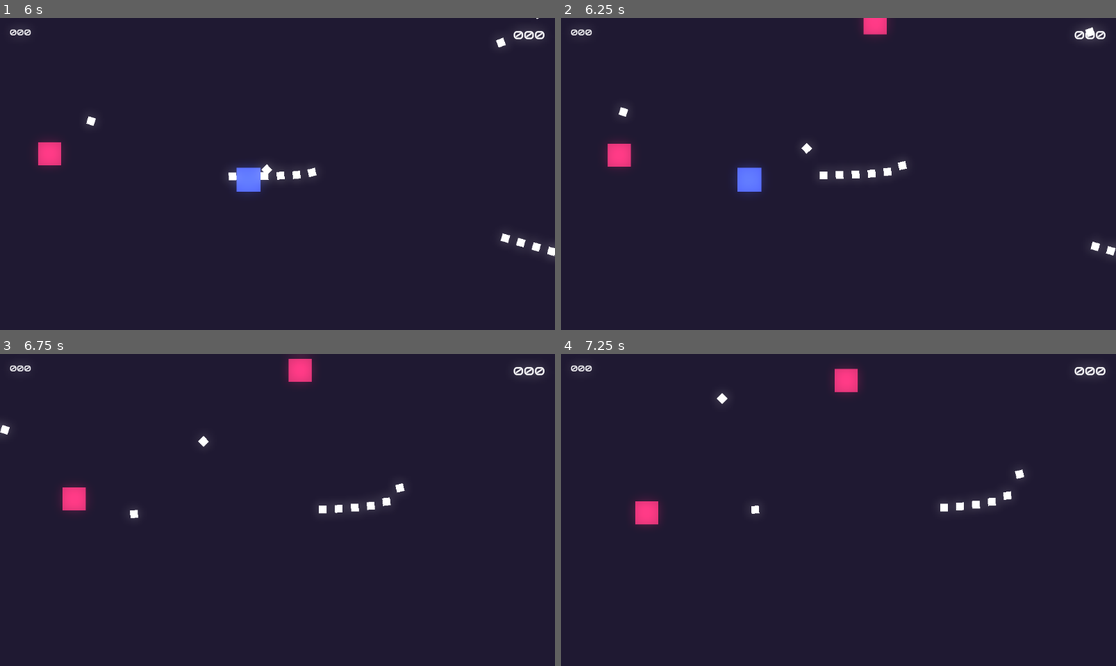
Above: before the commit, frames 1-4 (two rows, left to right).
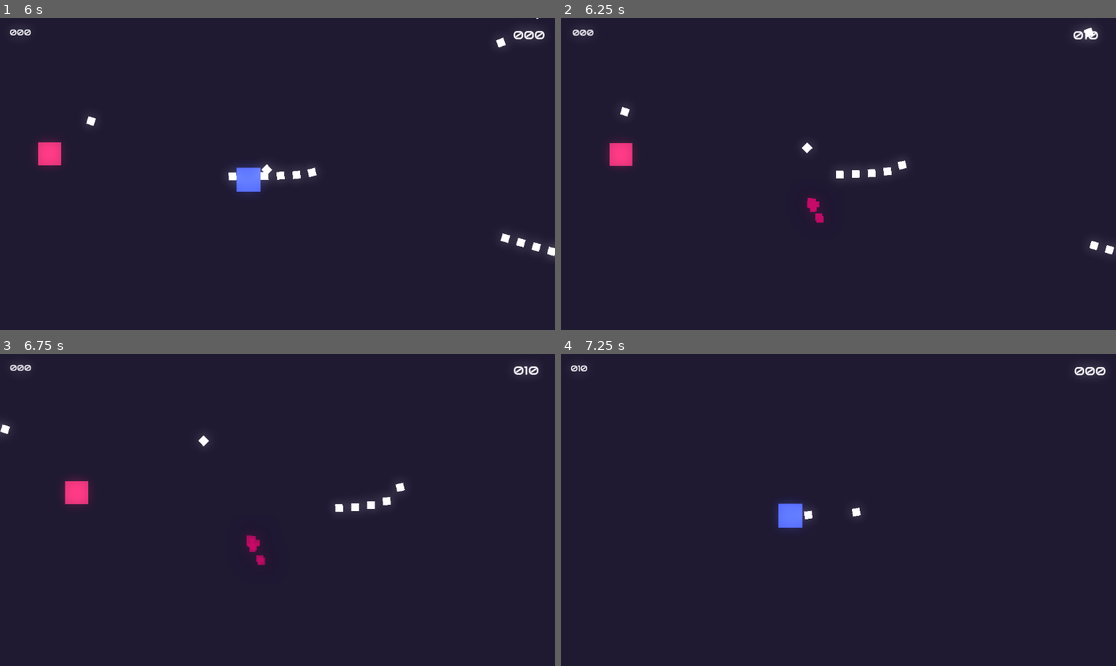
Above: after the commit, the same moments.

Repository: matheusmondenez/my-first-platform-game
Game: Godot game, scene res://wave_shooter/levels/arena.tscn
Two runs of this game, one before a commit and one after it. Both use one fixed random seed, a clock stepped at 60 frames per second and the inputs below. This scene is started directly instead of the project's main scene.
Inputs (mouse positions are in pixels of both pictures, inside the frame that each line leads up to):
- Up to frame 1 (6 s): tap Enter at 0.5 s; move the mouse to (399, 158) at 0.52 s; press the mouse at (399, 158) at 0.53 s; hold D (right) 0.53-2.03 s; tap Space (jump) at 0.77, 1.52, 3.02, 3.77, 4.52 s; move the mouse to (166, 189) at 1.27 s; release the mouse at (166, 189) at 1.28 s; click (166, 189) at 1.35 s; move the mouse to (333, 105) at 2.02 s; press the mouse at (333, 105) at 2.03 s; hold A (left) 2.03-2.78 s; move the mouse to (249, 236) at 2.77 s; release the mouse at (249, 236) at 2.78 s; hold D (right) 2.78-4.28 s; click (249, 236) at 2.85 s; move the mouse to (444, 220) at 3.52 s; press the mouse at (444, 220) at 3.53 s; move the mouse to (111, 127) at 4.27 s; release the mouse at (111, 127) at 4.28 s; hold A (left) 4.28-5.03 s; click (111, 127) at 4.35 s; move the mouse to (305, 174) at 5.02 s; press the mouse at (305, 174) at 5.03 s; hold D (right) 5.03-5.78 s; move the mouse to (194, 96) at 5.77 s; release the mouse at (194, 96) at 5.78 s; hold A (left) from 5.78 s (still down); click (194, 96) at 5.85 s
- Up to frame 2 (6.25 s): keep holding A (left); tap Space (jump) at 6.02 s
- Up to frame 3 (6.75 s): keep holding A (left); move the mouse to (399, 494) at 6.52 s; press the mouse at (399, 494) at 6.53 s
- Up to frame 4 (7.25 s): keep holding A (left); tap Space (jump) at 6.77 s

Frame 1 is identical in both runs. In frame 2, 1.2% of the frame differs, in the area x 1-100%, y 0-77%; in frame 3, 1.1%; in frame 4, 1.6%, in the area x 3-84%, y 3-57%.

Commit message:
creates new enemy type

Diff:
--- /dev/null
+++ b/wave_shooter/actors/base_enemy.gd
@@ -0,0 +1,40 @@
+extends Polygon2D
+
+class_name BaseEnemy
+
+@export var hp: int = 3
+@export var speed: int = 75
+@export var knockback: int = 6
+var move: Vector2 = Vector2.ZERO
+var is_stunned: bool = false
+var blood_scene: PackedScene = preload("res://wave_shooter/actors/blood.tscn")
+
+func _process(delta: float) -> void:
+	chase_player(delta) # Verificar porque este process pai não é executado quando o filho tem seu próprio process
+	if hp <= 0 and Global.parent_node_creation:
+		if Global.camera:
+			Global.camera.shake_screen(50, 0.1)
+		var blood = Global.instance_node(blood_scene, global_position, Global.parent_node_creation)
+		blood.rotation = move.angle()
+		queue_free()
+		Global.points += 10
+
+func chase_player(delta) -> void:
+	if Global.player and not is_stunned:
+		move = global_position.direction_to(Global.player.global_position)
+	elif is_stunned:
+		move = lerp(move, Vector2.ZERO, 0.3)
+	global_position += move * speed * delta
+
+func _on_area_2d_area_entered(area: Area2D) -> void:
+	if area.is_in_group("damage") and not is_stunned:
+		hp -= 1
+		is_stunned = true
+		#modulate = Color.WHITE
+		area.get_parent().queue_free()
+		move = -move * knockback
+		$Timer.start()
+
+func _on_timer_timeout() -> void:
+	is_stunned = false
+	#modulate = Color("c92e67")
--- a/wave_shooter/actors/enemy.gd
+++ b/wave_shooter/actors/enemy.gd
@@ -1,38 +1,5 @@
-extends Polygon2D
+extends BaseEnemy
 
-var hp: int = 3
-var speed: int = 75
-var move: Vector2 = Vector2.ZERO
-var is_stunned: bool = false
-var knockback: int = 6
-var blood_scene: PackedScene = preload("res://wave_shooter/actors/blood.tscn")
-
-func _ready() -> void:
-	pass
-
-func _process(delta: float) -> void:
-	if Global.player and not is_stunned:
-		move = global_position.direction_to(Global.player.global_position)
-	elif is_stunned:
-		move = lerp(move, Vector2.ZERO, 0.3)
-	global_position += move * speed * delta
-	if hp <= 0 and Global.parent_node_creation:
-		if Global.camera:
-			Global.camera.shake_screen(50, 0.1)
-		var blood = Global.instance_node(blood_scene, global_position, Global.parent_node_creation)
-		blood.rotation = move.angle()
-		queue_free()
-		Global.points += 10
-
-func _on_area_2d_area_entered(area: Area2D) -> void:
-	if area.is_in_group("damage") and not is_stunned:
-		hp -= 1
-		is_stunned = true
-		#modulate = Color.WHITE
-		area.get_parent().queue_free()
-		move = -move * knockback
-		$Timer.start()
-
-func _on_timer_timeout() -> void:
-	is_stunned = false
-	#modulate = Color("c92e67")
+#func _process(delta: float) -> void:
+	#print("CHILD PROCESS")
+	#chase_player(delta)
--- /dev/null
+++ b/wave_shooter/actors/speedy_enemy.tscn
@@ -0,0 +1,8 @@
+[gd_scene load_steps=2 format=3 uid="uid://de0m0hivxmisn"]
+
+[ext_resource type="PackedScene" uid="uid://ebylq8dxub7n" path="res://wave_shooter/actors/enemy.tscn" id="1_0unj6"]
+
+[node name="SpeedyEnemy" instance=ExtResource("1_0unj6")]
+color = Color(0.629988, 0.3981, 0, 1)
+hp = 1
+speed = 150
--- a/wave_shooter/levels/arena.gd
+++ b/wave_shooter/levels/arena.gd
@@ -1,6 +1,10 @@
 extends Node2D
 
 var enemy_one: PackedScene = preload("res://wave_shooter/actors/enemy.tscn")
+var enemies = [
+	preload("res://wave_shooter/actors/enemy.tscn"),
+	preload("res://wave_shooter/actors/speedy_enemy.tscn"),
+]
 
 func _ready() -> void:
 	Global.parent_node_creation = self
@@ -13,7 +17,8 @@
 	var enemy_position = Vector2(randi_range(-160, 670), randi_range(-90, 390))
 	while enemy_position.x < 640 and enemy_position.x > -80 and enemy_position.y < 360 and enemy_position.y > -45:
 		enemy_position = Vector2(randi_range(-160, 670), randi_range(-90, 390))
-	Global.instance_node(enemy_one, enemy_position, self)
+	var enemy = round(randi_range(0, enemies.size() - 1))
+	Global.instance_node(enemies[enemy], enemy_position, self)
 
 func _on_dificulty_timer_timeout() -> void:
 	if $EnemySpawnTimer.wait_time > 0.5:
